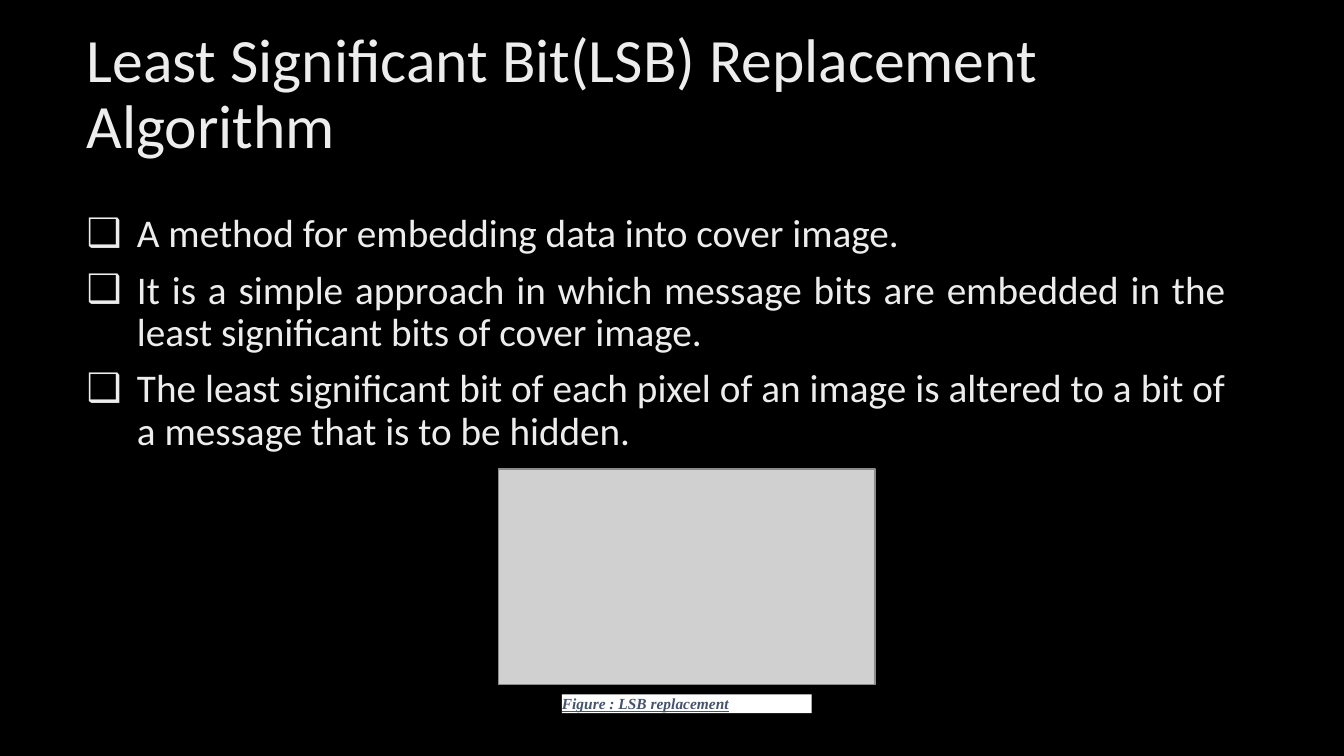
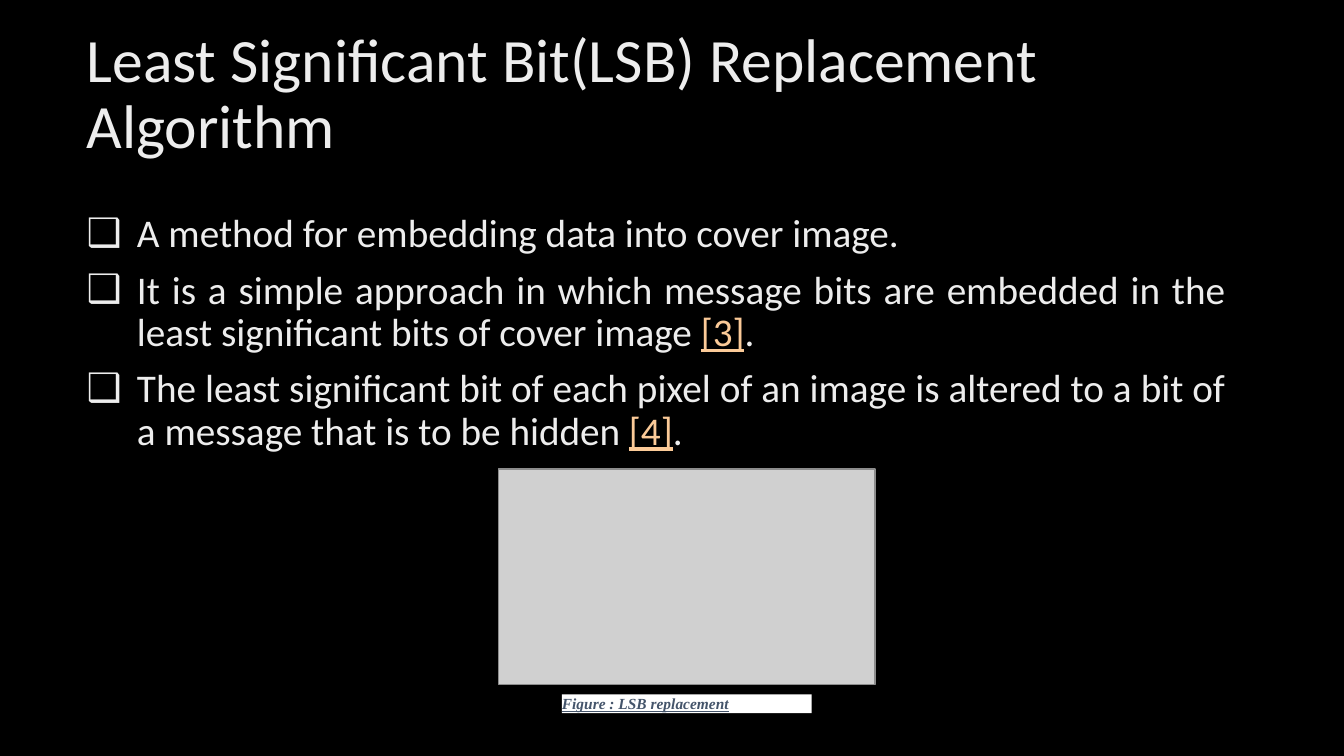
Before and after one commit to SupriyaAmatya/ImageSteganography, a slide deck: slide 15 of Documentation/final.pptx (slide 14 before the commit). Drawn at 1344x756 pixels with LibreOffice and Linux fonts; fonts in the diff are those of the drawing; grey boxes stand for pictures; background and template pictures are left out. Boxes give left, top, right and bottom in pixels: in the first picture for what was removed or moved away, otherwise in the second. Text is boxed around its words. In the diff, an @@ line names an element or a change of style, - is before the commit and + after.

```diff
--- a/Documentation/final.pptx
+++ b/Documentation/final.pptx
@@ text at bbox=[137, 276, 1225, 452]: text changed @@
-❑ It is a simple approach in which message bits are embedded in the least significant bits of cover image.
-❑ The least significant bit of each pixel of an image is altered to a bit of a message that is to be hidden.
+❑ It is a simple approach in which message bits are embedded in the least significant bits of cover image [3].
+❑ The least significant bit of each pixel of an image is altered to a bit of a message that is to be hidden [4].
```
Also in this commit, not shown: 5 other slides changed, 3 slides added, 6 other files.
